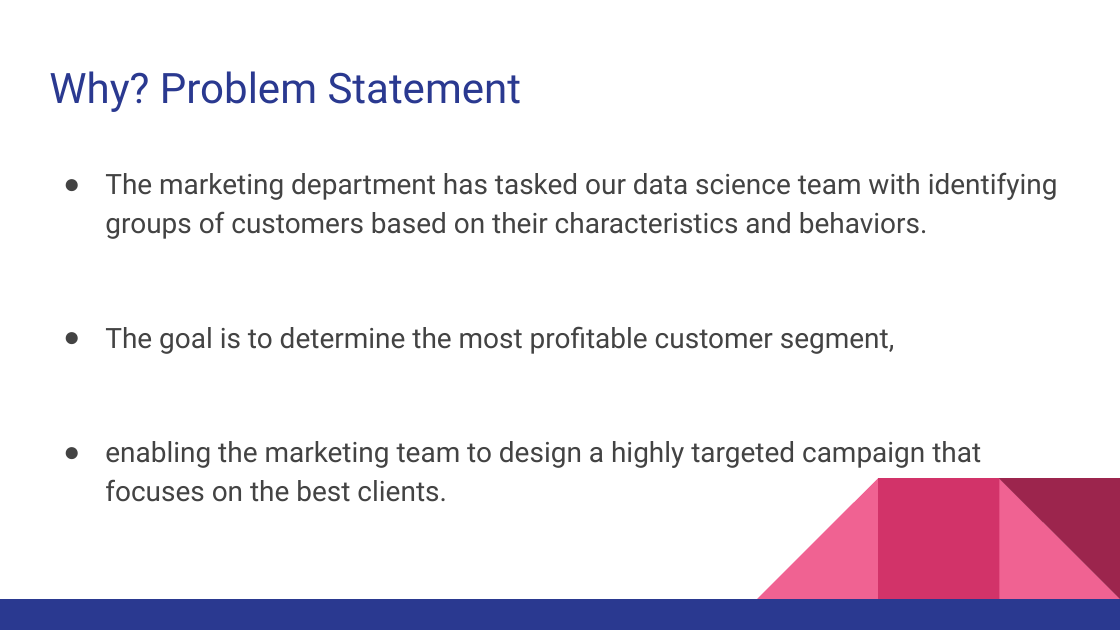
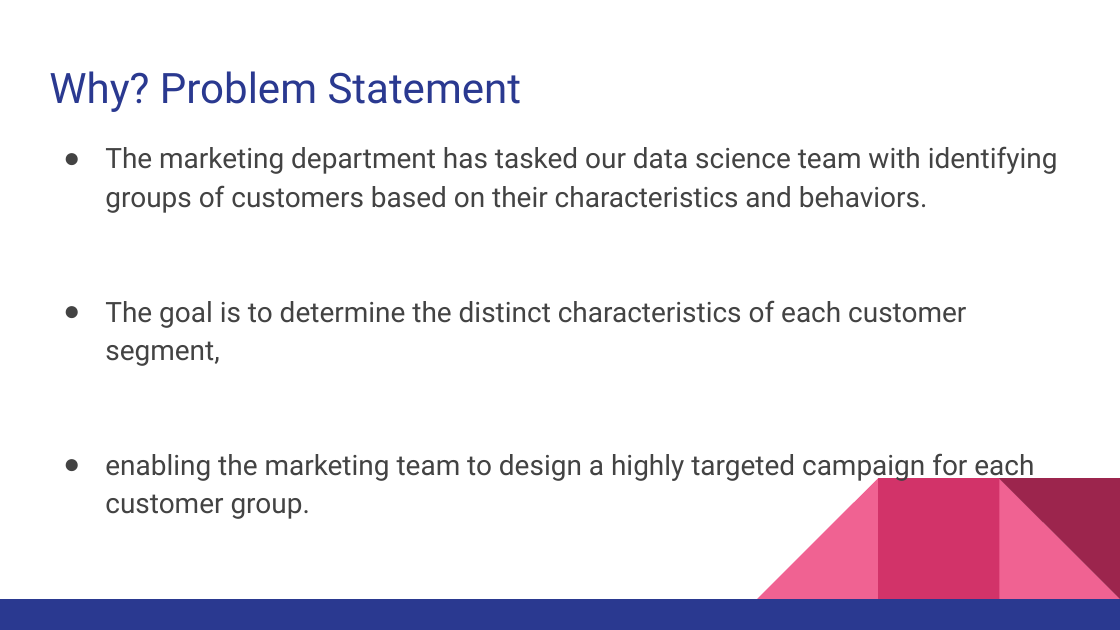
Before and after one commit to mariakopsacheili/Machine-Learning-Second-Project-Clustering, a slide deck: slide 2 of 5 .Presentation/Presentation.pptx. Drawn at 1120x630 pixels with LibreOffice and Linux fonts; fonts in the diff are those of the drawing. Boxes give left, top, right and bottom in pixels: in the first picture for what was removed or moved away, otherwise in the second. Text is boxed around its words. In the diff, an @@ line names an element or a change of style, - is before the commit and + after.

```diff
--- a/5 .Presentation/Presentation.pptx
+++ b/5 .Presentation/Presentation.pptx
@@ text "The marketing department has tasked ...": place and size @@
-text "The marketing department has tasked ..." at <box>105,172,1058,502</box>
+text "The marketing department has tasked ..." at <box>105,146,1058,519</box>
@@ text at <box>105,300,1034,519</box>: text changed @@
-● The goal is to determine the most profitable customer segment,
-● enabling the marketing team to design a highly targeted campaign that focuses on the best clients.
+● The goal is to determine the distinct characteristics of each customer segment,
+● enabling the marketing team to design a highly targeted campaign for each customer group.
```
Also in this commit, not shown: 8 other slides changed, 1 slide added, 3 other files.
